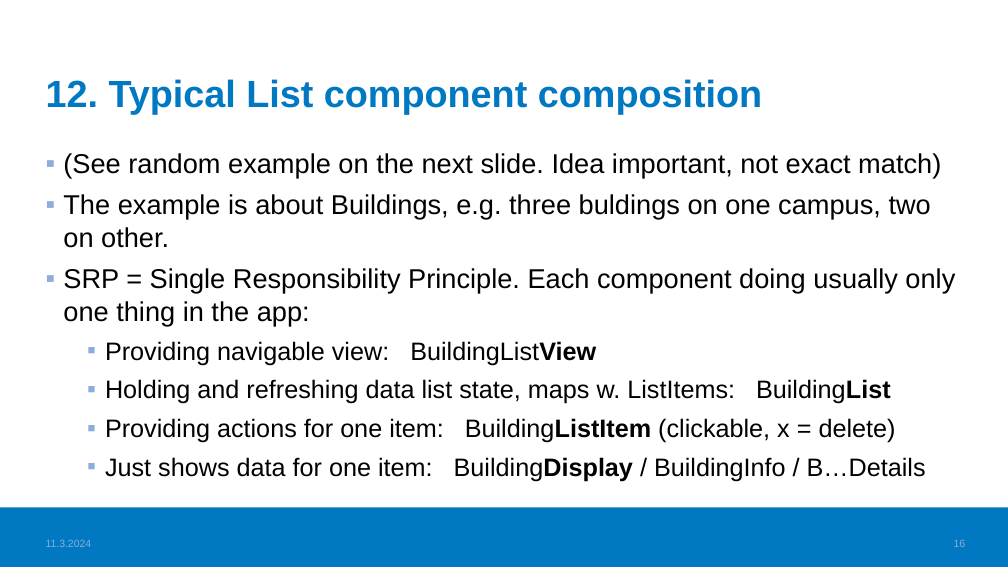
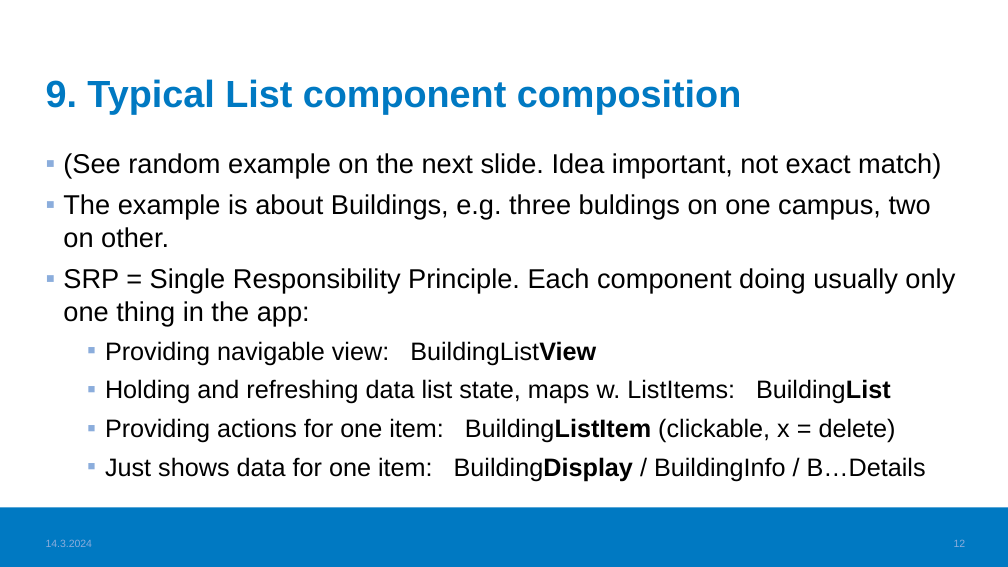
Before and after one commit to haagahelia/ohke-teknologiat, a slide deck: slide 12 of 05_frontend/Frontend_VideoTopics.pptx (slide 16 before the commit). Drawn at 1008x567 pixels with LibreOffice and Linux fonts; fonts in the diff are those of the drawing; background and template pictures are left out. Boxes give left, top, right and bottom in pixels: in the first picture for what was removed or moved away, otherwise in the second. Text is boxed around its words. In the diff, an @@ line names an element or a change of style, - is before the commit and + after.

```diff
--- a/05_frontend/Frontend_VideoTopics.pptx
+++ b/05_frontend/Frontend_VideoTopics.pptx
@@ title at <box>46,79,741,114</box>: text changed @@
-12. Typical List component composition
+9. Typical List component composition
@@ text at <box>46,539,93,547</box>: text changed @@
-11.3.2024
+14.3.2024
@@ page number at <box>954,540,966,547</box>: text changed @@
-16
+12
```
Also in this commit, not shown: 16 other slides changed, 1 other file.
